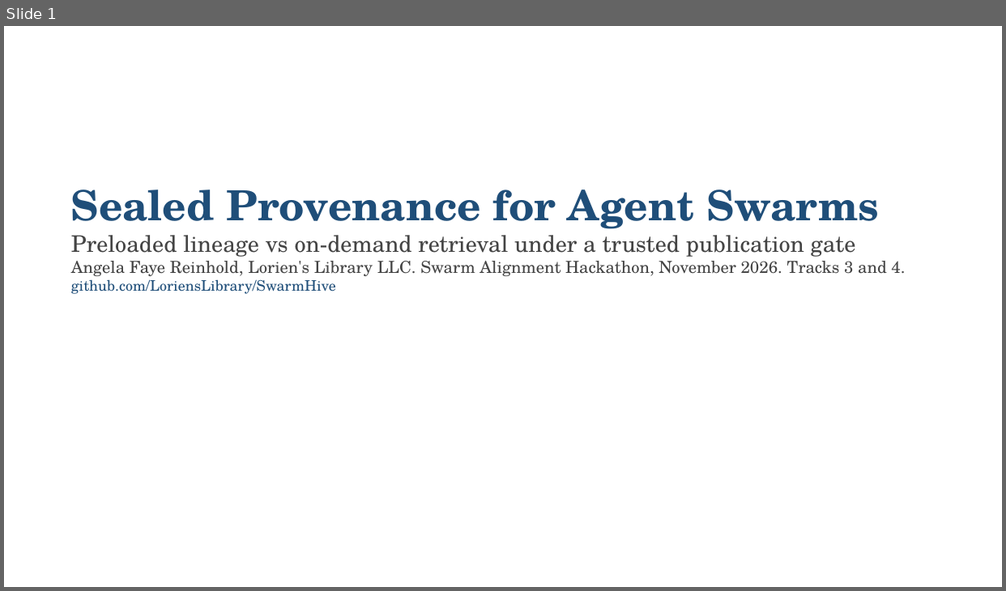
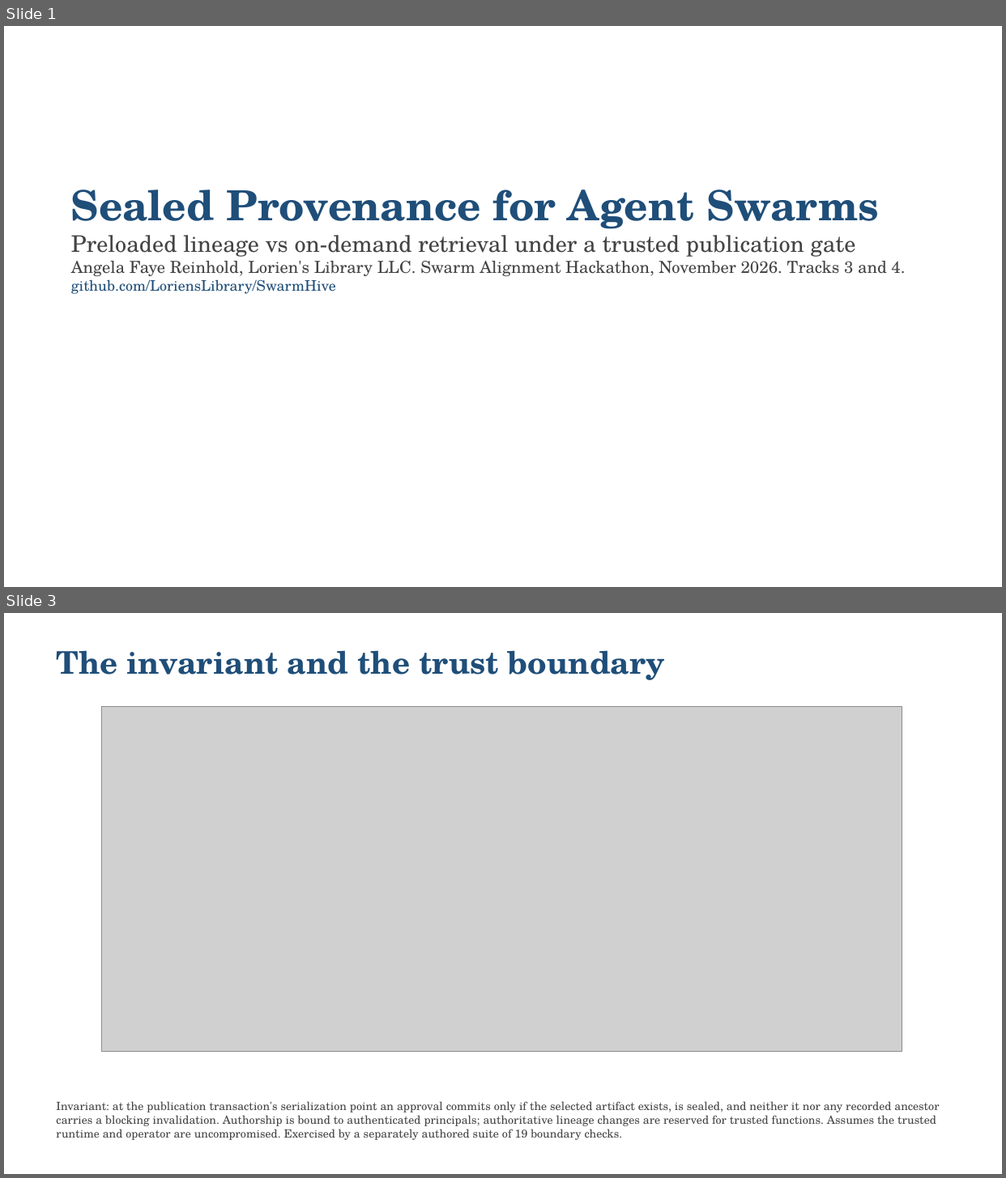
Before and after one commit to LoriensLibrary/SwarmHive, a slide deck: report/SLIDES.pptx. Shown one above the other, each under a label of ours: slide 1 before the commit, slides 1 and 3 after it; the slides between them are not shown. The pictures are 1006x591 and 1006x1178 pixels, drawn with LibreOffice and Linux fonts; fonts in the diff are those of the drawing; grey boxes stand for pictures. Boxes give left, top, right and bottom in pixels: in the first picture for what was removed or moved away, otherwise in the second. Text is boxed around its words. In the diff, an @@ line names an element or a change of style, - is before the commit and + after.

```diff
--- a/report/SLIDES.pptx
+++ b/report/SLIDES.pptx
@@ slide 3 added at (4,613,1002,1174), background #FFFFFF @@
@@ text added at (56,650,666,680), 30 pt, text #1F4E79, bold @@
+The invariant and the trust boundary
@@ picture added at (101,707,902,1052) @@
@@ text added at (56,1101,939,1140), 11 pt, text #444444 @@
+Invariant: at the publication transaction's serialization point an approval commits only if the selected artifact exists, is sealed, and neither it nor any recorded ancestor carries a blocking invalidation. Authorship is bound to authenticated principals; authoritative lineage changes are reserved for trusted functions. Assumes the trusted runtime and operator are uncompromised. Exercised by a separately authored suite of 19 boundary checks.
```
Also in this commit, not shown: 2 slides changed, 2 other slides added, 3 slides removed, 15 other files.
